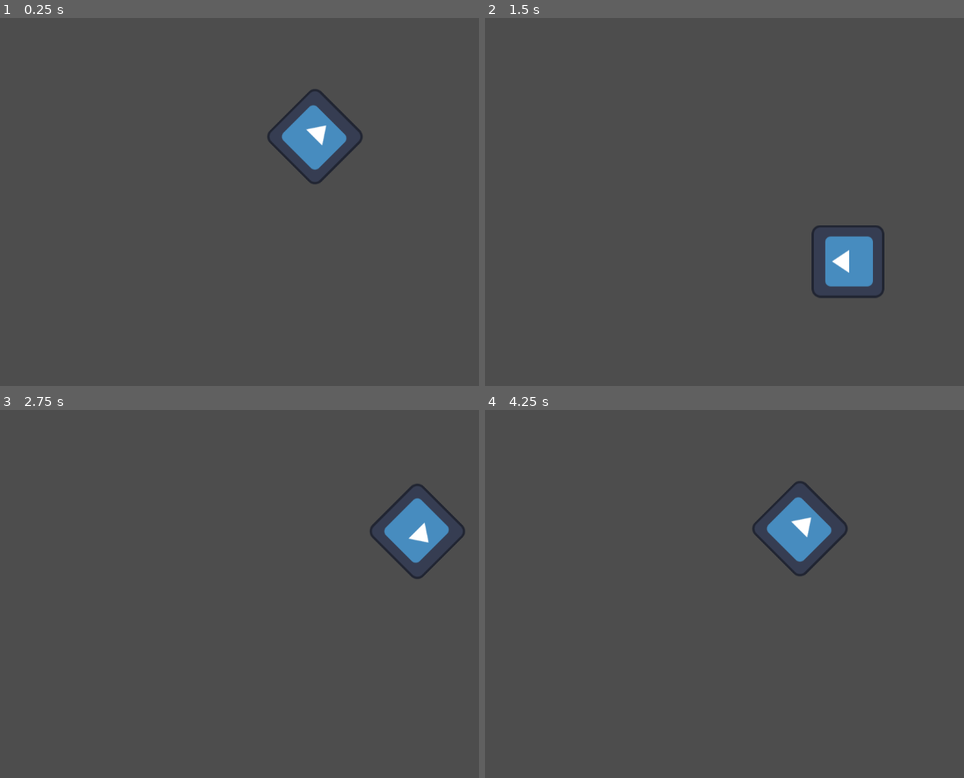
Above: before the commit, frames 1-4 (two rows, left to right).
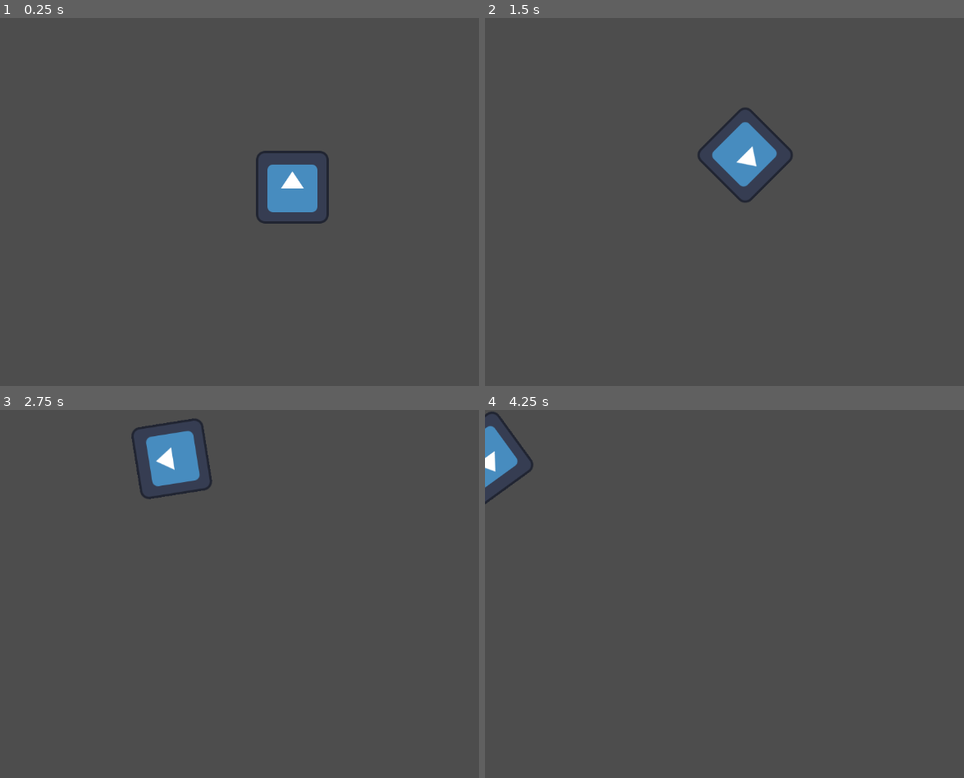
Above: after the commit, the same moments.

Repository: jnch009/godot-step-by-step
Game: Godot game, scene res://sprite_2d.tscn
The game is run twice, just before and just after one commit, with the same random seed, the same clock (stepped at 60 frames per second) and the same inputs. The project has no main scene, so this scene is started directly. The engine's default icon, where the game draws it, is replaced by a stand-in: a white triangle on a blue panel in a dark square.
Inputs:
- Up to frame 1 (0.25 s): no input
- Up to frame 2 (1.5 s): hold Right (ui_right) 0.53-1.28 s; hold Down (ui_down) from 1.28 s (still down)
- Up to frame 3 (2.75 s): release Down (ui_down) at 2.03 s; hold Right (ui_right) from 2.03 s (still down)
- Up to frame 4 (4.25 s): release Right (ui_right) at 2.78 s; hold Up (ui_up) 2.78-3.53 s; hold Left (ui_left) from 3.53 s (still down)

The runs differ from the first frame. In frame 1, 3.3% of the frame differs, in the area x 53-76%, y 19-56%; in frame 2, 3.5%; in frame 3, 3.6%, in the area x 27-98%, y 2-46%; in frame 4, 2.7%.

Commit message:
Listening to player input

Diff:
--- a/jnch009-first-script/Icon.gd
+++ b/jnch009-first-script/Icon.gd
@@ -4,6 +4,16 @@
 var angular_speed = PI
 
 func _process(delta):
-	rotation += angular_speed * delta
-	var velocity = Vector2.UP.rotated(rotation) * speed
+	var direction = 0
+	if Input.is_action_pressed("ui_left"):
+		direction = -1
+	if Input.is_action_pressed("ui_right"):
+		direction = 1
+
+	rotation += angular_speed * direction * delta
+	var velocity = Vector2.ZERO
+	if Input.is_action_pressed("ui_up"):
+		velocity = Vector2.UP.rotated(rotation) * speed
+	if Input.is_action_pressed("ui_down"):
+		velocity = Vector2.DOWN.rotated(rotation) * speed
 	position += velocity * delta
